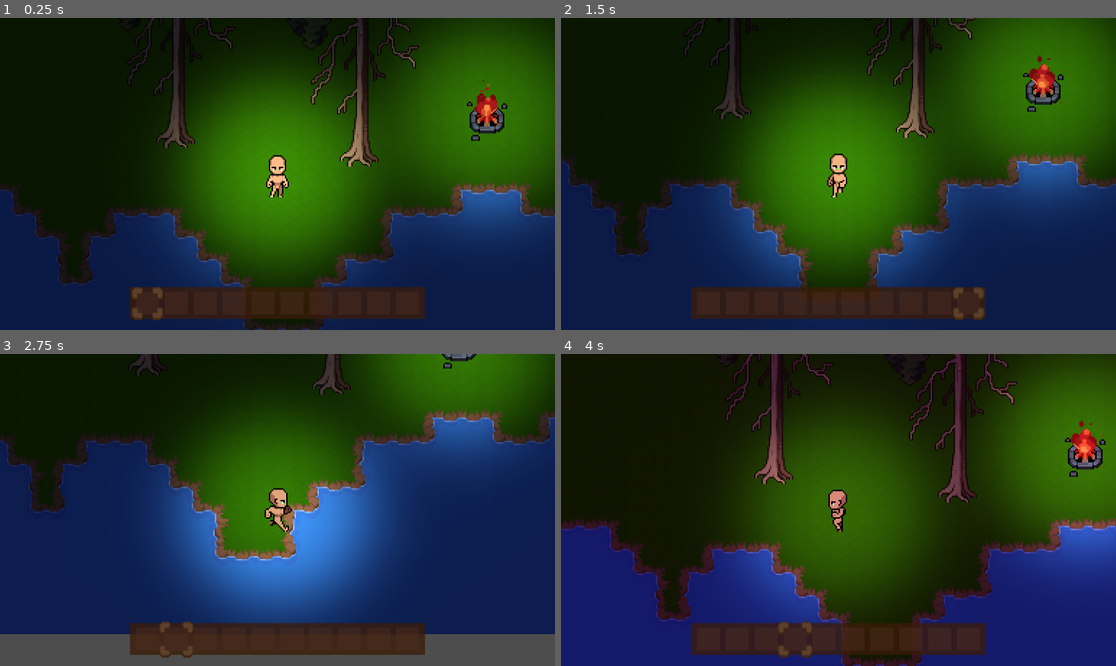
Above: before the commit, frames 1-4 (two rows, left to right).
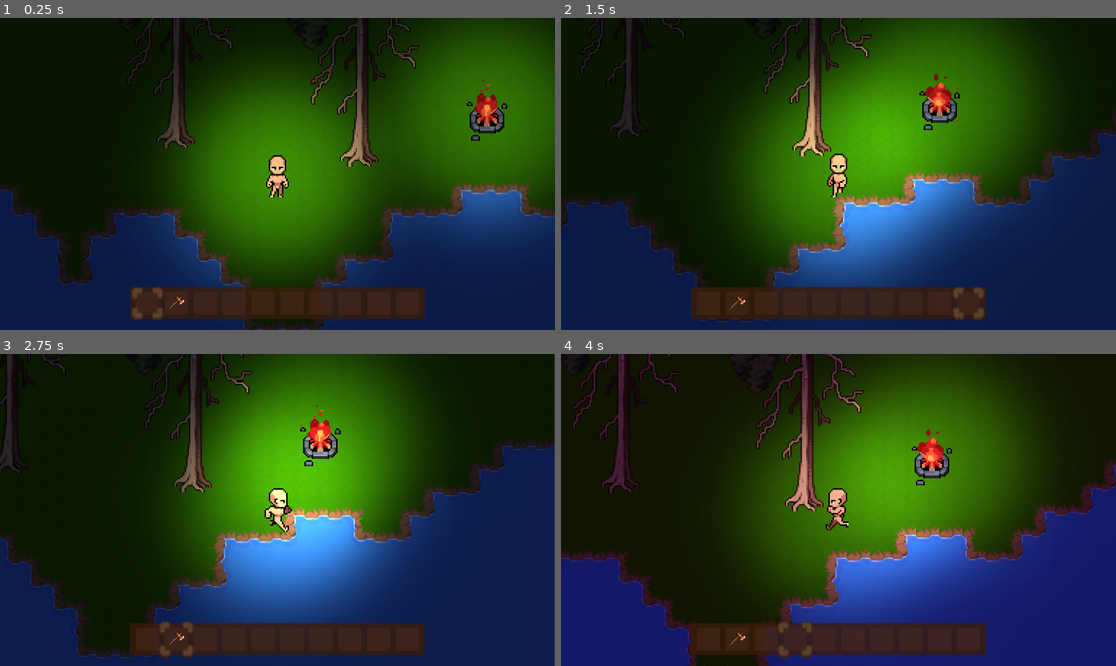
Above: after the commit, the same moments.

Repository: sdfserser123/SurvivalGame
Game: Godot game, scene res://Scenes/GameState/game.tscn
Same seed, same stepped clock (60 frames per second), same inputs: the game is played once before the commit and once after it.
Inputs (mouse positions are in pixels of both pictures, inside the frame that each line leads up to):
- Up to frame 1 (0.25 s): no input
- Up to frame 2 (1.5 s): move the mouse to (960, 158) at 0.52 s; hold D (right) 0.53-1.28 s; hold Space (attack) 0.53-1.28 s; click (960, 158) at 0.67 s; tap 0 (hotbar_0) at 0.8, 1.35 s; move the mouse to (727, 189) at 1.27 s; hold S (down) from 1.28 s (still down); click (727, 189) at 1.42 s
- Up to frame 3 (2.75 s): tap 1 (hotbar_1) at 1.55 s; move the mouse to (333, 441) at 2.02 s; release S (down) at 2.03 s; hold D (right) from 2.03 s (still down); hold 1 (hotbar_1) from 2.03 s (still down); click (333, 441) at 2.17 s; tap 2 (hotbar_2) at 2.3 s
- Up to frame 4 (4 s): move the mouse to (810, 572) at 2.77 s; release D (right) at 2.78 s; release 1 (hotbar_1) at 2.78 s; hold W (up) 2.78-3.53 s; tap 2 (hotbar_2) at 2.85 s; click (810, 572) at 2.92 s; tap 3 (hotbar_3) at 3.05 s; move the mouse to (1005, 556) at 3.52 s; hold A (left) from 3.53 s (still down); hold 3 (hotbar_3) from 3.53 s (still down); click (1005, 556) at 3.67 s; tap 4 (hotbar_4) at 3.8 s

The runs differ from the first frame. In frame 1, less than 0.1% of the frame differs, in the area x 30-34%, y 89-94%; in frame 2, 41%; in frame 3, 55%, in the area x 0-100%, y 0-100%; in frame 4, 48%.

Commit message:
feat: functional hotbar

Diff:
--- a/Data/item_db.gd
+++ b/Data/item_db.gd
@@ -26,7 +26,7 @@
 		"catagory" : "pickaxe",
 		"icon_name" : "wooden_pickaxe",
 		"display_name" : "Wooden Pickaxe",
-		"item_attack" : 2,
+		"item_attack" : 1.5,
 		"item_speed" : 1,
 		"mining_speed" : 1,
 		"stack_size" : 1,
@@ -37,7 +37,7 @@
 		"catagory" : "sword",
 		"icon_name" : "wooden_sword",
 		"display_name" : "Wooden Sword",
-		"item_attack" : 3,
+		"item_attack" : 2.5,
 		"item_speed" : 1,
 		"stack_size" : 1,
 	},
--- a/Data/player_inventory.gd
+++ b/Data/player_inventory.gd
@@ -4,6 +4,8 @@
 
 const slotClass = preload("res://Scripts/Inventory/inventory_slot.gd")
 const ItemClass = preload("res://Scripts/Items/item.gd")
+
+@onready var player = get_tree().get_first_node_in_group("Player")
 
 const NUM_INVENTORY_SLOTS = 30
 const NUM_HOTBAR_SLOTS = 10
@@ -14,6 +16,7 @@
 }
 
 var hotbar = {
+	1: ["wooden_axe", 1]
 }
 
 var active_item_slot = 0
@@ -35,16 +38,26 @@
 			return
 
 func remove_item(slot: slotClass):
-	inventory.erase(slot.slot_index)
+	if slot.slot_type == slotClass.SlotType.HOTBAR:
+		hotbar.erase(slot.slot_index)
+	else:
+		inventory.erase(slot.slot_index)
 
 func add_item_to_empty_slot(item: ItemClass, slot: slotClass):
-	inventory[slot.slot_index] = [item.idName, item.item_amount]
+	if slot.slot_type == slotClass.SlotType.HOTBAR:
+		hotbar[slot.slot_index] = [item.idName, item.item_amount]
+	else:
+		inventory[slot.slot_index] = [item.idName, item.item_amount]
 
 func add_item_quantity(slot: slotClass, quantity_to_add: int):
-	inventory[slot.slot_index][1] += quantity_to_add
+	if slot.slot_type == slotClass.SlotType.HOTBAR:
+		hotbar[slot.slot_index][1] += quantity_to_add
+	else:
+		inventory[slot.slot_index][1] += quantity_to_add
 
 func active_item_scroll_up():
 	active_item_slot = (active_item_slot + 1) % NUM_HOTBAR_SLOTS
+	player.update_current_item()
 	emit_signal("active_item_updated", active_item_slot) # ✅ FIXED
 
 func active_item_scroll_down():
@@ -52,9 +65,11 @@
 		active_item_slot = NUM_HOTBAR_SLOTS - 1
 	else:
 		active_item_slot -= 1
+	player.update_current_item()
 	emit_signal("active_item_updated", active_item_slot) # ✅ FIXED
 
 func set_active_slot(index: int):
 	if index != active_item_slot:
 		active_item_slot = index
+		player.update_current_item()
 		emit_signal("active_item_updated", active_item_slot)
--- a/Scenes/GameState/game.tscn
+++ b/Scenes/GameState/game.tscn
@@ -720,19 +720,19 @@
 script = ExtResource("4_734yo")
 gradient = ExtResource("5_61rjf")
 
-[node name="CanvasLayer" type="CanvasLayer" parent="."]
+[node name="UserInterface" type="CanvasLayer" parent="."]
 scale = Vector2(3, 3)
 transform = Transform2D(3, 0, 0, 3, 0, 0)
 script = ExtResource("10_tjxv7")
 
-[node name="Inventory" parent="CanvasLayer" instance=ExtResource("5_5myng")]
+[node name="Inventory" parent="UserInterface" instance=ExtResource("5_5myng")]
 visible = false
 position = Vector2(127.333, 63)
 
-[node name="Hotbar" parent="CanvasLayer" instance=ExtResource("11_xdj4n")]
+[node name="Hotbar" parent="UserInterface" instance=ExtResource("11_xdj4n")]
 position = Vector2(90, 186.333)
 
-[node name="DayNightCycleUI" type="Control" parent="CanvasLayer"]
+[node name="DayNightCycleUI" type="Control" parent="UserInterface"]
 layout_mode = 3
 anchors_preset = 0
 offset_right = 40.0
--- a/Scenes/Player/player.tscn
+++ b/Scenes/Player/player.tscn
@@ -10,6 +10,9 @@
 [ext_resource type="Texture2D" uid="uid://qwq4ywh4adqf" path="res://Texture/Characters/Body_A/Animations/Slice_Base/Slice_Down-Sheet.png" id="8_jlvik"]
 [ext_resource type="Texture2D" uid="uid://c80bibtjog8iq" path="res://Texture/Characters/Body_A/Animations/Slice_Base/Slice_Side-Sheet.png" id="9_gk6dx"]
 [ext_resource type="Texture2D" uid="uid://dfqgsuat7l1h4" path="res://Texture/Characters/Body_A/Animations/Slice_Base/Slice_Up-Sheet.png" id="10_jhyir"]
+[ext_resource type="Texture2D" uid="uid://d02e6v2q6ifqh" path="res://Texture/Characters/Body_A/Animations/Hit_Base/Hit_Down-Sheet.png" id="11_74mp2"]
+[ext_resource type="Script" uid="uid://ddyss8xqgj11v" path="res://Scripts/Player/hitbox.gd" id="12_oikmp"]
+[ext_resource type="Script" uid="uid://dx21kulr5vyu" path="res://Scripts/Player/attack_collision.gd" id="13_06tpx"]
 
 [sub_resource type="Animation" id="Animation_jlvik"]
 length = 0.001
@@ -590,6 +593,21 @@
 "values": [0, 1, 2, 3, 4, 5]
 }
 
+[sub_resource type="Animation" id="Animation_ks1b7"]
+resource_name = "punching_down"
+tracks/0/type = "value"
+tracks/0/imported = false
+tracks/0/enabled = true
+tracks/0/path = NodePath("PlayerTexture:texture")
+tracks/0/interp = 1
+tracks/0/loop_wrap = true
+tracks/0/keys = {
+"times": PackedFloat32Array(0),
+"transitions": PackedFloat32Array(1),
+"update": 1,
+"values": [ExtResource("11_74mp2")]
+}
+
 [sub_resource type="AnimationLibrary" id="AnimationLibrary_74mp2"]
 _data = {
 &"RESET": SubResource("Animation_jlvik"),
@@ -599,6 +617,7 @@
 &"idle_down": SubResource("Animation_0u5uq"),
 &"idle_side": SubResource("Animation_jhyir"),
 &"idle_up": SubResource("Animation_gk6dx"),
+&"punching_down": SubResource("Animation_ks1b7"),
 &"run_down": SubResource("Animation_oikmp"),
 &"run_side": SubResource("Animation_06tpx"),
 &"run_up": SubResource("Animation_74mp2")
@@ -634,11 +653,13 @@
 shape = SubResource("CapsuleShape2D_uvnfx")
 
 [node name="hitbox" type="Area2D" parent="." groups=["Attack"]]
+script = ExtResource("12_oikmp")
 
 [node name="AttackCollision" type="CollisionShape2D" parent="hitbox"]
 position = Vector2(0, 2)
 shape = SubResource("RectangleShape2D_0u5uq")
 disabled = true
+script = ExtResource("13_06tpx")
 
 [node name="AttackCD" type="Timer" parent="hitbox/AttackCollision"]
 one_shot = true
--- a/Scenes/UI/Hotbar/hotbar.tscn
+++ b/Scenes/UI/Hotbar/hotbar.tscn
@@ -22,6 +22,7 @@
 offset_right = 88.0
 offset_bottom = 22.0
 scale = Vector2(2.32, 1)
+mouse_filter = 2
 color = Color(0.228787, 0.107022, 0.0312792, 1)
 
 [node name="TextureRect" type="NinePatchRect" parent="."]
@@ -42,6 +43,7 @@
 offset_top = 3.0
 offset_right = 240.0
 offset_bottom = 19.0
+mouse_filter = 2
 columns = 10
 
 [node name="HotbarSlot" type="Panel" parent="HotbarContainer"]
@@ -108,3 +110,10 @@
 process_mode = 3
 visible = true
 position = Vector2(12, 11)
+
+[node name="MouseBlock" type="ColorRect" parent="."]
+offset_left = -5.0
+offset_top = -9.0
+offset_right = 215.0
+offset_bottom = 31.0
+color = Color(1, 1, 1, 0)
--- a/Scenes/UI/Items/item.tscn
+++ b/Scenes/UI/Items/item.tscn
@@ -4,6 +4,7 @@
 [ext_resource type="Texture2D" uid="uid://b30h0uqxg5kds" path="res://Texture/Icons/Tools/wooden_pickaxe.png" id="2_lxahe"]
 
 [node name="Item" type="Control"]
+z_index = 10
 layout_mode = 3
 anchors_preset = 0
 mouse_filter = 2
--- a/Scripts/Hotbar/hotbar.gd
+++ b/Scripts/Hotbar/hotbar.gd
@@ -4,6 +4,7 @@
 @onready var hotbar_container: GridContainer = $HotbarContainer
 @onready var slots = hotbar_container.get_children()
 @onready var selected_animation: AnimatedSprite2D = $SelectedAnimation
+@onready var mouse_block: ColorRect = $MouseBlock
 
 func _unhandled_input(event):
 	if event.is_action_pressed("scroll_up"):
@@ -39,6 +40,8 @@
 		slots[i].slot_type = slotClass.SlotType.HOTBAR
 		slots[i].slot_index = i
 
+		# ✅ Phải có dòng này để nhận sự kiện click chuột!
+		slots[i].gui_input.connect(slot_gui_input.bind(slots[i]))
 	move_selector_to_slot(PlayerInventory.active_item_slot)
 	initialize_hotbar()
 
@@ -58,6 +61,74 @@
 		if PlayerInventory.hotbar.has(i):
 			slots[i].initialize_item(PlayerInventory.hotbar[i][0], PlayerInventory.hotbar[i][1])
 
+func slot_gui_input(event: InputEvent, slot: slotClass):
+	if event is InputEventMouseButton:
+		if event.button_index == MOUSE_BUTTON_LEFT && event.pressed:
+			if find_parent("UserInterface").holding_item != null:
+				if !slot.item:
+					left_click_empty_slot(slot)
+				else:
+					if find_parent("UserInterface").holding_item.idName != slot.item.idName:
+						left_click_different_item(event, slot)
+					else:
+						left_click_same_item(slot)
+			elif slot.item:
+				left_click_not_holding_item(slot)
+
+func left_click_empty_slot(slot: slotClass):
+	PlayerInventory.add_item_to_empty_slot(find_parent("UserInterface").holding_item, slot)
+	slot.putInSlot(find_parent("UserInterface").holding_item)
+	find_parent("UserInterface").holding_item = null
+
+func left_click_different_item(event: InputEvent, slot: slotClass):
+	PlayerInventory.remove_item(slot)
+	PlayerInventory.add_item_to_empty_slot(find_parent("UserInterface").holding_item, slot)
+	var temp_item = slot.item
+	slot.pickFromSlot()
+	temp_item.global_position = event.global_position
+	slot.putInSlot(find_parent("UserInterface").holding_item)
+	find_parent("UserInterface").holding_item = temp_item
+
+func left_click_same_item(slot: slotClass):
+	var slot_idName = slot.item.idName
+	var stackSize = int(ItemDb.ITEMS[slot_idName].stack_size)
+	var able_to_add = stackSize - slot.item.item_amount
+
+	if able_to_add == 0:
+		var temp_item = slot.item
+
+		# Cập nhật PlayerInventory
+		PlayerInventory.remove_item(slot)
+		PlayerInventory.add_item_to_empty_slot(find_parent("UserInterface").holding_item, slot)
+
+		# Swap trong scene
+		slot.pickFromSlot()
+		slot.putInSlot(find_parent("UserInterface").holding_item)
+
+		find_parent("UserInterface").holding_item = temp_item
+		find_parent("UserInterface").holding_item.global_position = get_global_mouse_position()
+	else:
+		# Gộp stack nếu chưa full
+		var to_add = min(able_to_add, find_parent("UserInterface").holding_item.item_amount)
+		PlayerInventory.add_item_quantity(slot, to_add)
+		slot.item.add_item_quantity(to_add)
+		find_parent("UserInterface").holding_item.decrease_item_quantity(to_add)
+
+		if find_parent("UserInterface").holding_item.item_amount <= 0:
+			find_parent("UserInterface").holding_item.queue_free()
+			find_parent("UserInterface").holding_item = null
+func left_click_not_holding_item(slot: slotClass):
+	PlayerInventory.remove_item(slot)
+	find_parent("UserInterface").holding_item = slot.item
+	slot.pickFromSlot()
+	find_parent("UserInterface").holding_item.global_position = get_global_mouse_position()
 # Called every frame. 'delta' is the elapsed time since the previous frame.
+
+func enable_mouse():
+	mouse_block.mouse_filter = Control.MOUSE_FILTER_IGNORE
+
+func disable_mouse():
+	mouse_block.mouse_filter = Control.MOUSE_FILTER_STOP
+
 func _process(delta: float) -> void:
 	pass
--- a/Scripts/Inventory/inventory.gd
+++ b/Scripts/Inventory/inventory.gd
@@ -2,13 +2,11 @@
 
 const slotClass = preload("res://Scripts/Inventory/inventory_slot.gd")
 @onready var inventory_slots: GridContainer = $InventorySlots
-var holding_item = null
 var is_open = false
 var just_closed = false
-
 func _input(event: InputEvent) -> void:
-	if holding_item:
-		holding_item.global_position = get_global_mouse_position()
+	if find_parent("UserInterface").holding_item != null:
+		find_parent("UserInterface").holding_item.global_position = get_global_mouse_position()
 	if Input.is_action_just_pressed("inventory") and is_open:
 		close_inventory()
 
@@ -24,11 +22,11 @@
 func slot_gui_input(event: InputEvent, slot: slotClass):
 	if event is InputEventMouseButton:
 		if event.button_index == MOUSE_BUTTON_LEFT && event.pressed:
-			if holding_item != null:
+			if find_parent("UserInterface").holding_item != null:
 				if !slot.item:
 					left_click_empty_slot(slot)
 				else:
-					if holding_item.idName != slot.item.idName:
+					if find_parent("UserInterface").holding_item.idName != slot.item.idName:
 						left_click_different_item(event, slot)
 					else:
 						left_click_same_item(slot)
@@ -42,18 +40,18 @@
 			slots[i].initialize_item(PlayerInventory.inventory[i][0], PlayerInventory.inventory[i][1])
 
 func left_click_empty_slot(slot: slotClass):
-	PlayerInventory.add_item_to_empty_slot(holding_item, slot)
-	slot.putInSlot(holding_item)
-	holding_item = null
+	PlayerInventory.add_item_to_empty_slot(find_parent("UserInterface").holding_item, slot)
+	slot.putInSlot(find_parent("UserInterface").holding_item)
+	find_parent("UserInterface").holding_item = null
 
 func left_click_different_item(event: InputEvent, slot: slotClass):
 	PlayerInventory.remove_item(slot)
-	PlayerInventory.add_item_to_empty_slot(holding_item, slot)
+	PlayerInventory.add_item_to_empty_slot(find_parent("UserInterface").holding_item, slot)
 	var temp_item = slot.item
 	slot.pickFromSlot()
 	temp_item.global_position = event.global_position
-	slot.putInSlot(holding_item)
-	holding_item = temp_item
+	slot.putInSlot(find_parent("UserInterface").holding_item)
+	find_parent("UserInterface").holding_item = temp_item
 
 func left_click_same_item(slot: slotClass):
 	var slot_idName = slot.item.idName
@@ -65,29 +63,29 @@
 
 		# Cập nhật PlayerInventory
 		PlayerInventory.remove_item(slot)
-		PlayerInventory.add_item_to_empty_slot(holding_item, slot)
+		PlayerInventory.add_item_to_empty_slot(find_parent("UserInterface").holding_item, slot)
 
 		# Swap trong scene
 		slot.pickFromSlot()
-		slot.putInSlot(holding_item)
+		slot.putInSlot(find_parent("UserInterface").holding_item)
 
-		holding_item = temp_item
-		holding_item.global_position = get_global_mouse_position()
+		find_parent("UserInterface").holding_item = temp_item
+		find_parent("UserInterface").holding_item.global_position = get_global_mouse_position()
 	else:
 		# Gộp stack nếu chưa full
-		var to_add = min(able_to_add, holding_item.item_amount)
+		var to_add = min(able_to_add, find_parent("UserInterface").holding_item.item_amount)
 		PlayerInventory.add_item_quantity(slot, to_add)
 		slot.item.add_item_quantity(to_add)
-		holding_item.decrease_item_quantity(to_add)
+		find_parent("UserInterface").holding_item.decrease_item_quantity(to_add)
 
-		if holding_item.item_amount <= 0:
-			holding_item.queue_free()
-			holding_item = null
+		if find_parent("UserInterface").holding_item.item_amount <= 0:
+			find_parent("UserInterface").holding_item.queue_free()
+			find_parent("UserInterface").holding_item = null
 func left_click_not_holding_item(slot: slotClass):
 	PlayerInventory.remove_item(slot)
-	holding_item = slot.item
+	find_parent("UserInterface").holding_item = slot.item
 	slot.pickFromSlot()
-	holding_item.global_position = get_global_mouse_position()
+	find_parent("UserInterface").holding_item.global_position = get_global_mouse_position()
 
 func close_inventory():
 	is_open = false
--- a/Scripts/Inventory/inventory_slot.gd
+++ b/Scripts/Inventory/inventory_slot.gd
@@ -18,7 +18,7 @@
 
 func pickFromSlot():
 	remove_child(item)
-	var inventoryNode = find_parent("Inventory")
+	var inventoryNode = find_parent("UserInterface")
 	inventoryNode.add_child(item)
 	item.mouse_filter = Control.MOUSE_FILTER_IGNORE
 	call_deferred("update_item_position", item)
@@ -27,7 +27,7 @@
 func putInSlot(new_item):
 	item = new_item
 	item.position = Vector2.ZERO
-	var inventoryNode = find_parent("Inventory")
+	var inventoryNode = find_parent("UserInterface")
 	if item.get_parent() == inventoryNode:
 		inventoryNode.remove_child(item)
 	add_child(item)
--- a/Scripts/Objects/tree.gd
+++ b/Scripts/Objects/tree.gd
@@ -11,7 +11,7 @@
 
 var playerpos = Vector2.ZERO
 
-var hp = 3
+var hp = 10
 # Called when the node enters the scene tree for the first time.
 func _ready() -> void:
 	print(tree_drop)
@@ -57,10 +57,22 @@
 
 	self.visible = false
 	queue_free()
+
 func _on_hurt_box_area_entered(area: Area2D) -> void:
 	if area.is_in_group("Attack"):
-		if hp > 0:
-			hp -= 1
-			hit_flash.play("hit_flash")
-		elif hp <= 0:
-			death()
+		var weapon_id = ""
+		var damage = 0
+		if area.has_method("get_weapon_id") and area.has_method("get_weapon_damage"):
+			weapon_id = area.get_weapon_id()
+			damage = area.get_weapon_damage()
+			print(weapon_id)
+
+		# Kiểm tra có phải rìu không
+		if ItemDb.ITEMS.has(weapon_id):
+			print("it has")
+			var item_data = ItemDb.ITEMS[weapon_id]
+			if item_data.get("catagory", "") == "axe":
+				hp -= damage
+				hit_flash.play("hit_flash")
+				if hp <= 0:
+					death()
--- /dev/null
+++ b/Scripts/Player/attack_collision.gd
@@ -0,0 +1,16 @@
+extends CollisionShape2D
+
+
+# Called when the node enters the scene tree for the first time.
+func _ready() -> void:
+	pass # Replace with function body.
+
+func get_weapon_id():
+	return get_parent().current_weapon_id
+
+func get_weapon_damage():
+	return get_parent().current_attack_damage
+
+# Called every frame. 'delta' is the elapsed time since the previous frame.
+func _process(delta: float) -> void:
+	pass
--- /dev/null
+++ b/Scripts/Player/hitbox.gd
@@ -0,0 +1,16 @@
+extends Area2D
+
+
+# Called when the node enters the scene tree for the first time.
+func _ready() -> void:
+	pass # Replace with function body.
+
+func get_weapon_id():
+	return get_parent().current_item_id
+
+func get_weapon_damage():
+	return get_parent().current_attack_damage
+
+# Called every frame. 'delta' is the elapsed time since the previous frame.
+func _process(delta: float) -> void:
+	pass
--- a/Scripts/Player/player.gd
+++ b/Scripts/Player/player.gd
@@ -9,22 +9,15 @@
 var last_movement = Vector2.UP
 var can_attack = true
 var direction = Vector2.DOWN
+var current_item_id: String = ""
+var current_attack_damage: int = 0
 
 @onready var hitbox: Area2D = $hitbox
 @onready var attack_collision: CollisionShape2D = $hitbox/AttackCollision
 @onready var attack_cd: Timer = $hitbox/CollisionShape2D/AttackCD
 
 func _input(event: InputEvent) -> void:
-	if Input.is_action_just_pressed("attack") and can_attack:
-		can_attack = false
-		if direction == Vector2.RIGHT:
-			player_animation.play("chopping_side")
-		elif direction == Vector2.LEFT:
-			player_animation.play("chopping_side")
-		elif direction == Vector2.DOWN:
-			player_animation.play("chopping_down")
-		elif direction == Vector2.UP:
-			player_animation.play("chopping_up")
+	pass
 
 func _ready() -> void:
 	pass
@@ -34,6 +27,11 @@
 		velocity = Vector2.ZERO
 		move_and_slide()
 		return
+
+	# Gọi attack nếu đang giữ phím và có thể tấn công
+	if Input.is_action_pressed("attack") and can_attack:
+		do_attack()
+
 	movement()
 
 func movement():
@@ -94,12 +92,50 @@
 		offset = Vector2(0, -18) # lên
 	hitbox.position = offset
 
+func do_attack():
+	if is_holding_axe():
+
+		var item_id = PlayerInventory.hotbar[PlayerInventory.active_item_slot][0]
+		print(item_id)
+		var item_info = ItemDb.ITEMS.get(item_id, {})
+		print(item_info)
+		can_attack = false
+
+		if direction == Vector2.RIGHT:
+			player_animation.play("chopping_side")
+		elif direction == Vector2.LEFT:
+			player_animation.play("chopping_side")
+		elif direction == Vector2.DOWN:
+			player_animation.play("chopping_down")
+		elif direction == Vector2.UP:
+			player_animation.play("chopping_up")
+	else:
+		return
+
+func is_holding_axe() -> bool:
+	if PlayerInventory.hotbar.has(PlayerInventory.active_item_slot):
+		var item_data = PlayerInventory.hotbar[PlayerInventory.active_item_slot]
+		var id_name = item_data[0]
+		if ItemDb.ITEMS.has(id_name) and ItemDb.ITEMS[id_name].catagory == "axe":
+			return true
+	return false
+
+func update_current_item():
+	if PlayerInventory.hotbar.has(PlayerInventory.active_item_slot):
+		var item_data = PlayerInventory.hotbar[PlayerInventory.active_item_slot]
+		current_item_id = item_data[0]
+		var item_info = ItemDb.ITEMS.get(current_item_id, {})
+		current_attack_damage = item_info.get("item_attack", 1)
+	else:
+		current_item_id = ""
+		current_attack_damage = 0
+
 func _on_attack_cd_timeout() -> void:
 	attack_collision.disabled = true
 
 
 func _on_player_animation_animation_finished(anim_name: StringName) -> void:
-	if anim_name == "chopping_down" || anim_name == "chopping_side" || anim_name == "chopping_up":
+	if anim_name.begins_with("chopping"):
 		can_attack = true
 
 
--- a/Scripts/UI Interaction/canvas_layer.gd
+++ b/Scripts/UI Interaction/canvas_layer.gd
@@ -1,6 +1,9 @@
 extends CanvasLayer
 
 @onready var inventory: Node2D = $Inventory
+@onready var hotbar: Node2D = $Hotbar
+
+var holding_item = null
 
 # Called when the node enters the scene tree for the first time.
 func _ready() -> void:
@@ -10,9 +13,11 @@
 	if Input.is_action_just_released("inventory"):
 		if inventory.just_closed:
 			inventory.just_closed = false  # reset flag
+			hotbar.disable_mouse()
 			return
 		inventory.is_open = true
 		inventory.initialize_inventory()
+		hotbar.enable_mouse()
 		inventory.visible = true
 		get_tree().paused = true
 	if event.is_action_pressed("scroll_up"):
--- a/project.godot
+++ b/project.godot
@@ -60,6 +60,7 @@
 attack={
 "deadzone": 0.2,
 "events": [Object(InputEventKey,"resource_local_to_scene":false,"resource_name":"","device":-1,"window_id":0,"alt_press …(191 unchanged characters)…
+, Object(InputEventMouseButton,"resource_local_to_scene":false,"resource_name":"","device":-1,"window_id":0,"alt_pressed":false,"shift_pressed":false,"ctrl_pressed":false,"meta_pressed":false,"button_mask":0,"position":Vector2(0, 0),"global_position":Vector2(0, 0),"factor":1.0,"button_index":1,"canceled":false,"pressed":false,"double_click":false,"script":null)
 ]
 }
 hotbar_1={
Not shown: 1 places in Scenes/Player/player.tscn that only renumber resources
Not shown, added: Scripts/Player/attack_collision.gd.uid
Not shown, added: Scripts/Player/hitbox.gd.uid
